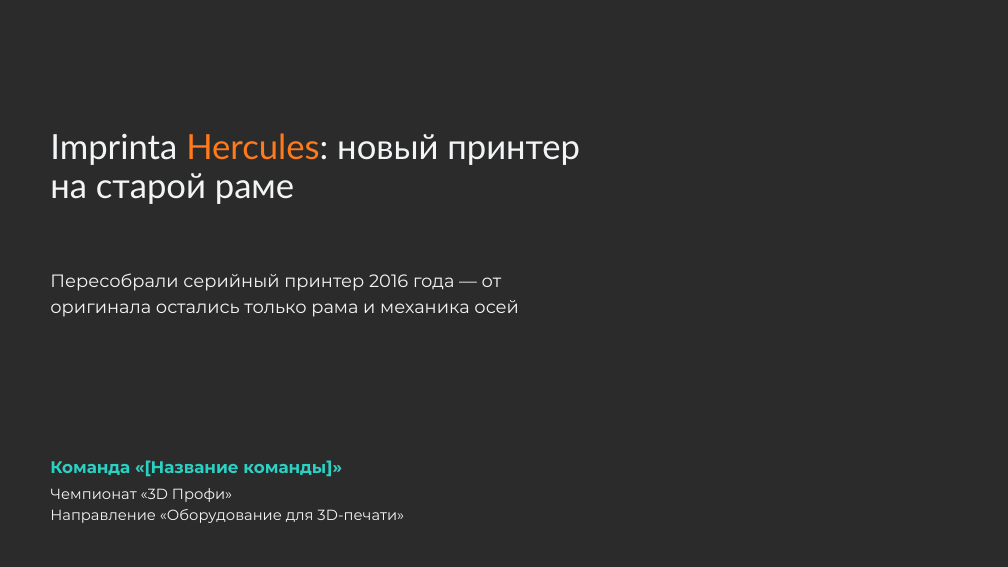
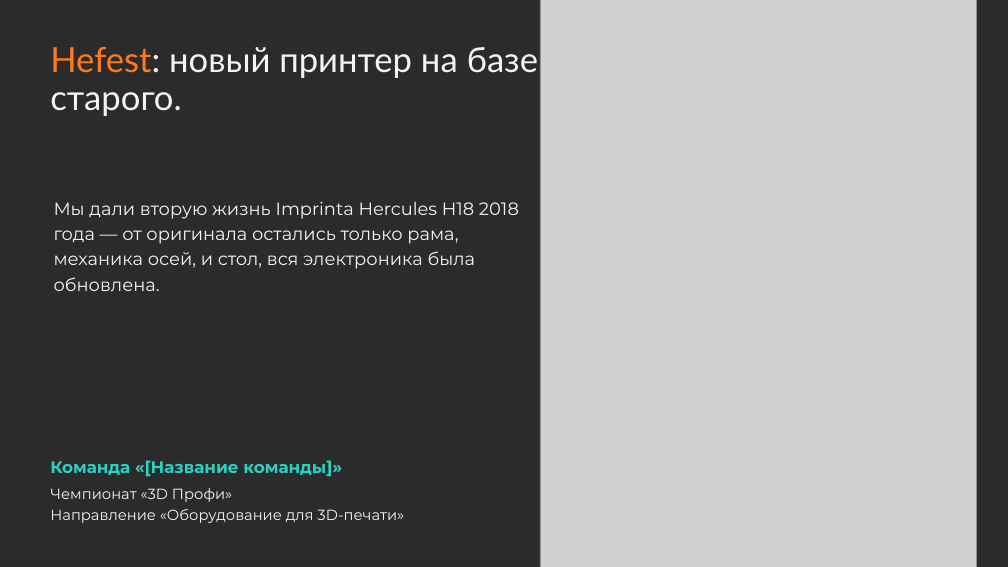
Before and after one commit to pmixay/3d-project, a slide deck: slide 1 of submission/Hercules_prezentaciya.pptx. Drawn at 1008x567 pixels with LibreOffice and Linux fonts; fonts in the diff are those of the drawing; grey boxes stand for pictures; background and template pictures are left out; a plain dark background stands for a picture behind light text. Boxes give left, top, right and bottom in pixels: in the first picture for what was removed or moved away, otherwise in the second. Text is boxed around its words. In the diff, an @@ line names an element or a change of style, - is before the commit and + after.

```diff
--- a/submission/Hercules_prezentaciya.pptx
+++ b/submission/Hercules_prezentaciya.pptx
@@ picture added at (540, 0, 976, 567) @@
@@ text at (50, 47, 538, 116): text changed @@
-Imprinta Hercules: новый принтер на старой раме
+Hefest: новый принтер на базе старого.
@@ text at (54, 202, 519, 269): text changed @@
-Пересобрали серийный принтер 2016 года — от оригинала остались только рама и механика осей
+Мы дали вторую жизнь Imprinta Hercules H18 2018 года — от оригинала остались только рама, механика осей, и стол, вся электроника была обновлена.
```
Also in this commit, not shown: 7 other slides changed, 1 slide added, 2 slides removed, 8 other files.
